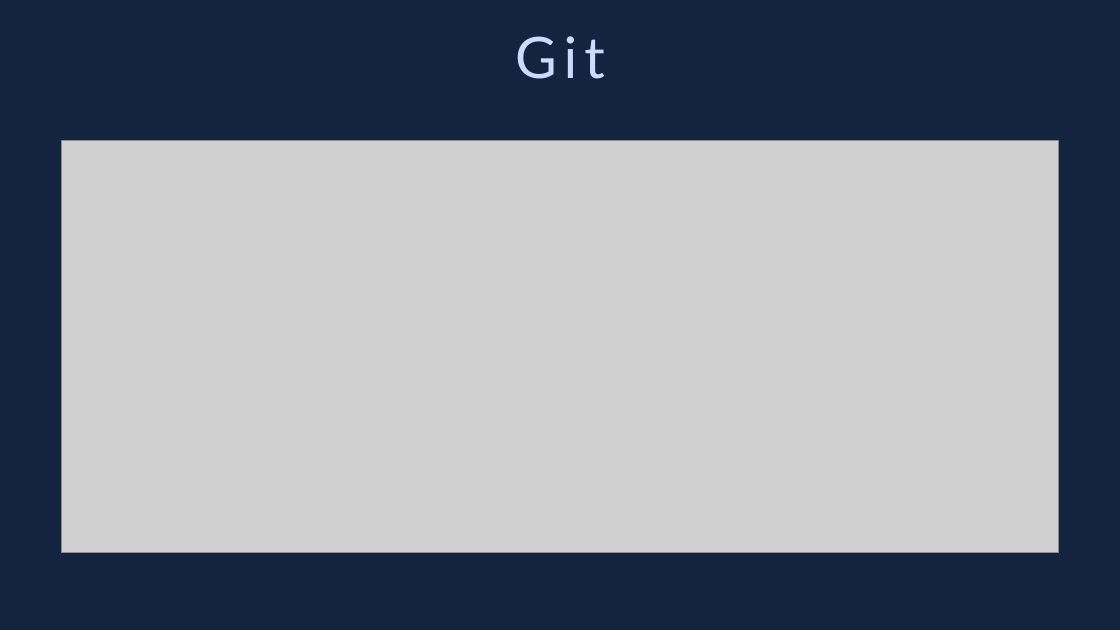
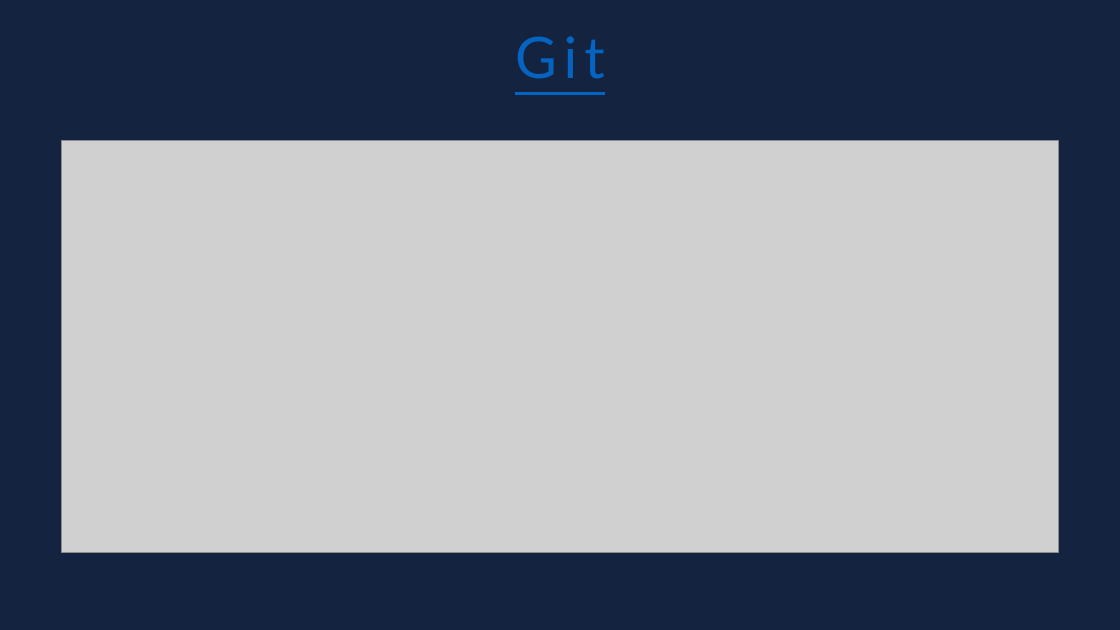
Before and after one commit to leonasdev/WebMidProject, a slide deck: slide 14 of 企劃書.pptx. Drawn at 1120x630 pixels with LibreOffice and Linux fonts; fonts in the diff are those of the drawing; grey boxes stand for pictures. Boxes give left, top, right and bottom in pixels: in the first picture for what was removed or moved away, otherwise in the second. Text is boxed around its words. In the diff, an @@ line names an element or a change of style, - is before the commit and + after.

Commit message:
新增PPT連結

```diff
--- a/企劃書.pptx
+++ b/企劃書.pptx
@@ text "Git" at box(515, 36, 605, 79): text colour #CCDBFD to #0563C1, underline on @@
```
